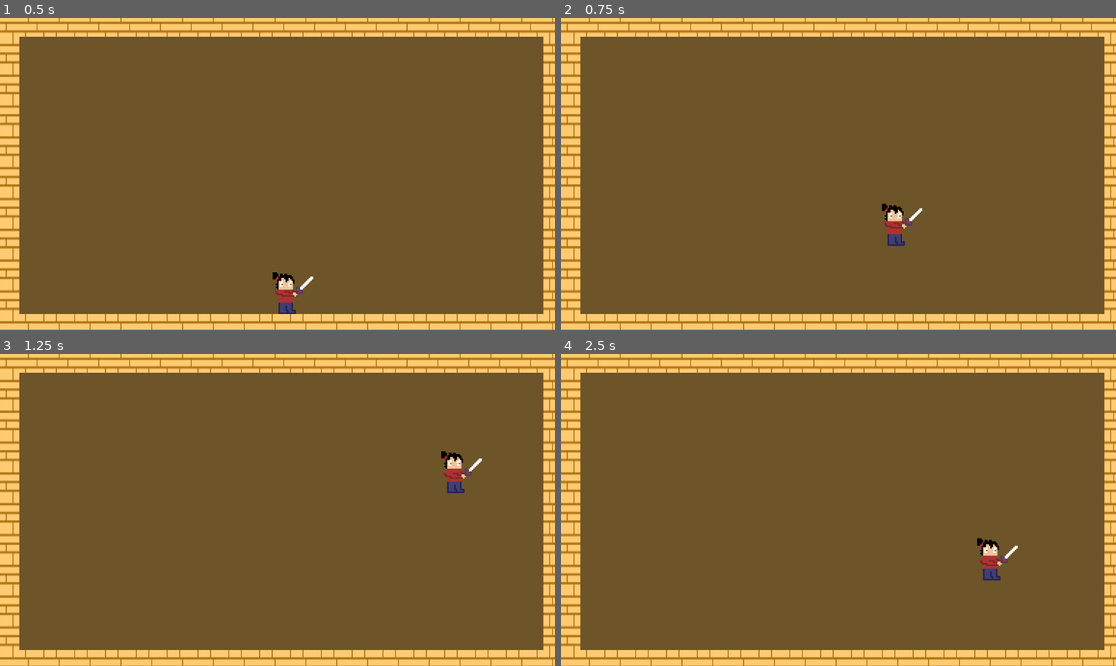
Above: before the commit, frames 1-4 (two rows, left to right).
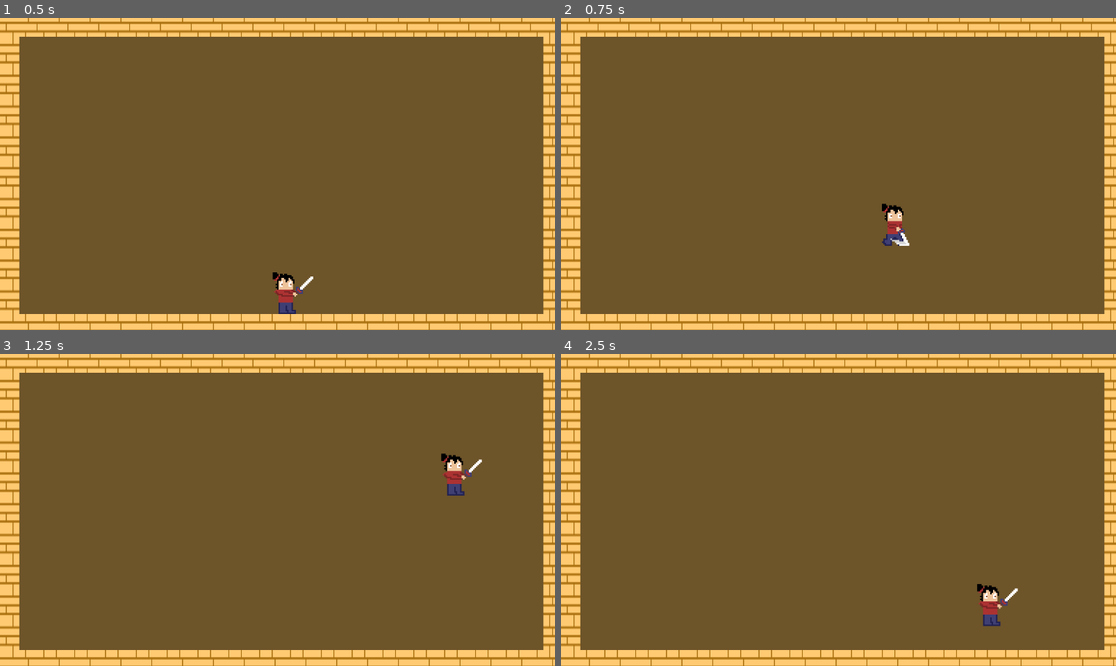
Above: after the commit, the same moments.

Repository: J-Abitria/crimson-jam-26
Game: Godot game, scene res://battleground.tscn
Same seed, same stepped clock (60 frames per second), same inputs: the game is played once before the commit and once after it.
Inputs:
- Up to frame 1 (0.5 s): no input
- Up to frame 2 (0.75 s): tap Enter at 0.5 s; hold Right (move_right) from 0.53 s (still down); hold Z (jump) from 0.53 s (still down); tap X (attack) at 0.6 s
- Up to frame 3 (1.25 s): keep holding Right (move_right); keep holding Z (jump)
- Up to frame 4 (2.5 s): release Z (jump) at 1.28 s; tap Z (jump) at 1.35, 1.52, 1.82 s; tap X (attack) at 1.55 s; release Right (move_right) at 2.03 s; hold Left (move_left) from 2.03 s (still down); hold Z (jump) from 2.03 s (still down); tap Down (aim_down) at 2.1 s

Frame 1 is identical in both runs. In frame 2, 0.2% of the frame differs, in the area x 57-66%, y 60-74%; in frame 3, 0.3%; in frame 4, 0.9%, in the area x 74-83%, y 59-88%.

Commit message:
Connected attacking animation.

Diff:
--- a/unleash-beast/Assets/Scripts/player.gd
+++ b/unleash-beast/Assets/Scripts/player.gd
@@ -18,16 +18,20 @@
 
 func _ready():
 	animation_sprite.play("idle")
+	animation_sprite.animation_finished.connect(_on_animation_finished)
 
 func _process(_delta: float) -> void:
 	get_aiming_input()
 	log_attack_direction()
 
+	if Input.is_action_just_pressed("attack") and animation_sprite.animation != "horizontal-attack":
+		animation_sprite.play("horizontal-attack")
+
 func _physics_process(delta: float) -> void:
 	get_movement_input()
 
 	if not is_on_floor():
-		var gravityMultiplier = 3 if not Input.is_action_pressed("jump") or velocity.y > 0 else 1
+		var gravityMultiplier = 3 if not Input.is_action_pressed("jump") or velocity.y > -200 else 1
 		velocity.y += gravityMultiplier * gravity * delta
 
 
@@ -35,6 +39,11 @@
 		velocity.y = jump_speed
 
 	move_and_slide()
+
+func _on_animation_finished():
+	print("Animation done")
+	if animation_sprite.animation == "horizontal-attack":
+		animation_sprite.play("idle")
 
 func get_movement_input():
 	var input_direction = Input.get_axis("move_left", "move_right")
--- a/unleash-beast/battleground.tscn
+++ b/unleash-beast/battleground.tscn
@@ -30,12 +30,6 @@
 "texture": ExtResource("4_e84sg")
 }, {
 "duration": 1.0,
-"texture": ExtResource("4_e84sg")
-}, {
-"duration": 1.0,
-"texture": ExtResource("5_jwfr2")
-}, {
-"duration": 1.0,
 "texture": ExtResource("5_jwfr2")
 }, {
 "duration": 1.0,
@@ -49,13 +43,10 @@
 }, {
 "duration": 1.0,
 "texture": ExtResource("7_t60x0")
-}, {
-"duration": 1.0,
-"texture": ExtResource("7_t60x0")
 }],
 "loop": 0,
 "name": &"horizontal-attack",
-"speed": 18.0
+"speed": 21.0
 }, {
 "frames": [{
 "duration": 1.0,
@@ -91,7 +82,7 @@
 texture_filter = 1
 sprite_frames = SubResource("SpriteFrames_yf5fn")
 animation = &"horizontal-attack"
-frame = 9
+frame = 6
 frame_progress = 1.0
 
 [node name="CollisionShape2D" type="CollisionShape2D" parent="Player" unique_id=1313480017]
